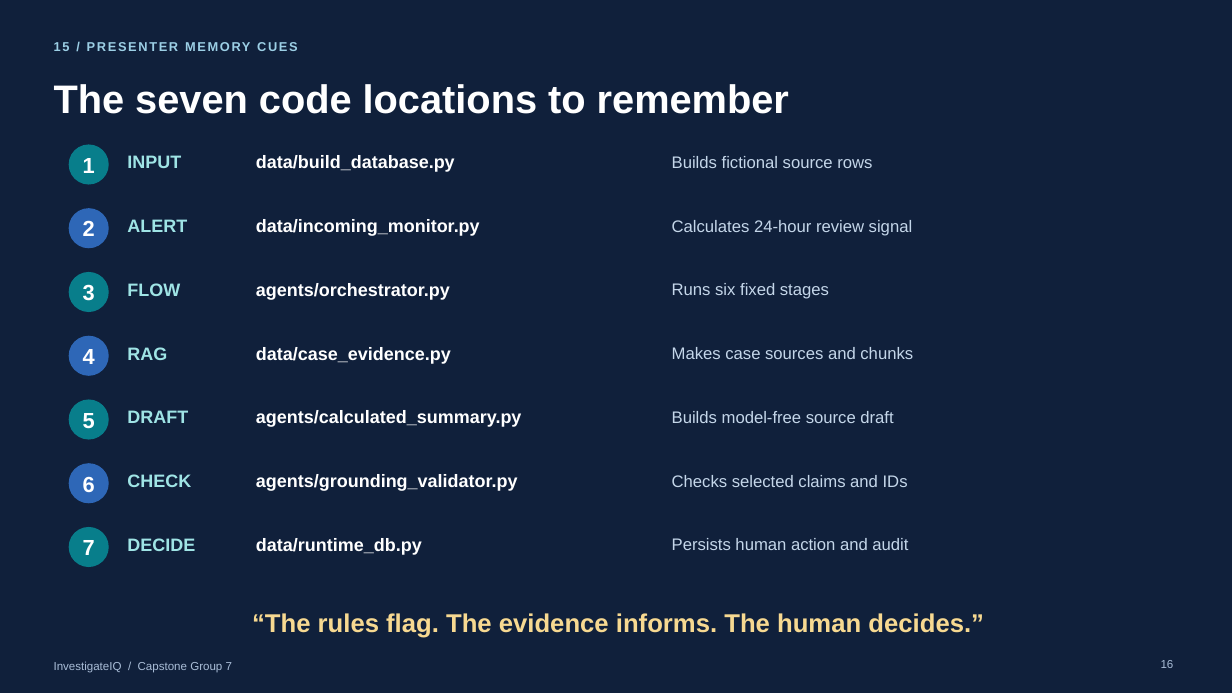
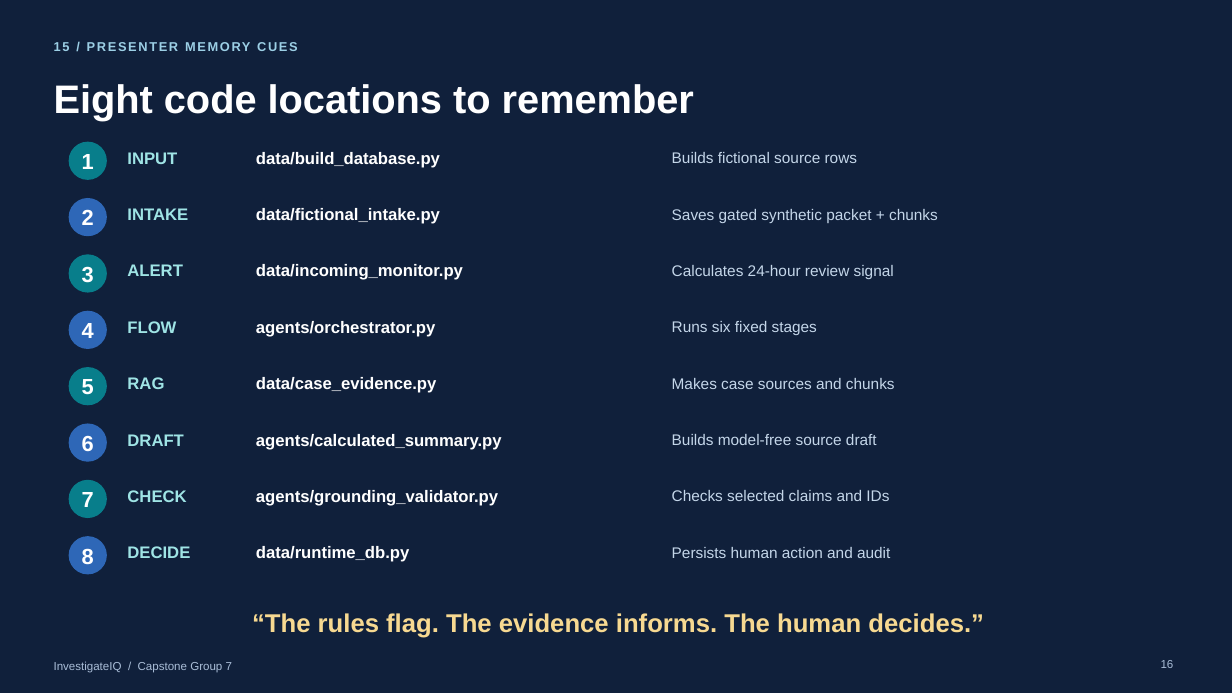
Before and after one commit to swetadminc/CapstoneProject, a slide deck: slide 16 of Product Docs/InvestigateIQ_Technical_Flow.pptx. Drawn at 1232x693 pixels with LibreOffice and Linux fonts; fonts in the diff are those of the drawing. Boxes give left, top, right and bottom in pixels: in the first picture for what was removed or moved away, otherwise in the second. Text is boxed around its words. In the diff, an @@ line names an element or a change of style, - is before the commit and + after.

Commit message:
Add fictional intake evidence and calculated investigation workflow

```diff
--- a/Product Docs/InvestigateIQ_Technical_Flow.pptx
+++ b/Product Docs/InvestigateIQ_Technical_Flow.pptx
@@ text at (x1=54, y1=84, x2=694, y2=121): text changed @@
-The seven code locations to remember
+Eight code locations to remember
@@ text "1" moved from (x1=83, y1=158, x2=95, y2=173) to (x1=82, y1=154, x2=94, y2=169) @@
@@ ellipse moved from (x1=69, y1=145, x2=108, y2=184) to (x1=69, y1=142, x2=106, y2=179) @@
@@ text "2" moved from (x1=83, y1=220, x2=95, y2=236) to (x1=82, y1=209, x2=94, y2=225) @@
@@ ellipse moved from (x1=69, y1=209, x2=108, y2=248) to (x1=69, y1=199, x2=106, y2=236) @@
@@ text added at (x1=127, y1=208, x2=188, y2=220), 13 pt, text #9FE4E5, bold @@
+INTAKE
@@ text at (x1=256, y1=208, x2=440, y2=224): text changed; size 14 to 13 pt @@
-data/incoming_monitor.py
+data/fictional_intake.py
@@ text added at (x1=672, y1=209, x2=938, y2=223), 12 pt, text #C4D6E9 @@
+Saves gated synthetic packet + chunks
@@ text "3" moved from (x1=83, y1=284, x2=95, y2=301) to (x1=82, y1=266, x2=94, y2=283) @@
@@ ellipse moved from (x1=69, y1=273, x2=108, y2=311) to (x1=69, y1=255, x2=106, y2=292) @@
@@ size 14 to 13 pt in 13 elements at (x1=256, y1=152, x2=440, y2=168), (x1=127, y1=152, x2=177, y2=164), (x1=256, y1=546, x2=409, y2=562), (x1=127, y1=546, x2=190, y2=558), (x1=256, y1=490, x2=498, y2=506), (x1=127, y1=490, x2=186, y2=502), (x1=256, y1=434, x2=502, y2=450), (x1=127, y1=434, x2=183, y2=446), (x1=256, y1=377, x2=436, y2=393), (x1=127, y1=377, x2=164, y2=389), (x1=256, y1=321, x2=435, y2=337), (x1=127, y1=321, x2=176, y2=333), (x1=127, y1=264, x2=182, y2=276) @@
@@ text "ALERT" moved from (x1=127, y1=219, x2=187, y2=232) to (x1=127, y1=264, x2=182, y2=276) @@
@@ text added at (x1=256, y1=264, x2=463, y2=280), 13 pt, text #FFFFFF, bold @@
+data/incoming_monitor.py
@@ size 13 to 12 pt in 7 elements at (x1=672, y1=152, x2=857, y2=163), (x1=672, y1=547, x2=890, y2=558), (x1=672, y1=490, x2=889, y2=501), (x1=672, y1=434, x2=877, y2=445), (x1=672, y1=378, x2=895, y2=389), (x1=672, y1=321, x2=817, y2=335), (x1=672, y1=265, x2=894, y2=279) @@
@@ text "Calculates 24-hour review signal" moved from (x1=672, y1=220, x2=912, y2=236) to (x1=672, y1=265, x2=894, y2=279) @@
@@ text "4" moved from (x1=83, y1=349, x2=95, y2=364) to (x1=82, y1=323, x2=94, y2=338) @@
@@ ellipse moved from (x1=69, y1=336, x2=108, y2=375) to (x1=69, y1=311, x2=106, y2=348) @@
@@ 3 texts moved together from (x1=127, y1=283, x2=829, y2=300) to (x1=127, y1=321, x2=817, y2=337) @@
@@ text "5" moved from (x1=83, y1=413, x2=95, y2=429) to (x1=82, y1=379, x2=94, y2=395) @@
@@ ellipse moved from (x1=69, y1=400, x2=108, y2=439) to (x1=69, y1=368, x2=106, y2=405) @@
@@ 3 texts moved together from (x1=127, y1=347, x2=913, y2=364) to (x1=127, y1=377, x2=895, y2=393) @@
@@ 3 texts moved together from (x1=127, y1=410, x2=893, y2=427) to (x1=127, y1=434, x2=877, y2=450) @@
@@ text "6" moved from (x1=83, y1=477, x2=95, y2=492) to (x1=82, y1=436, x2=94, y2=451) @@
@@ ellipse moved from (x1=69, y1=464, x2=108, y2=503) to (x1=69, y1=424, x2=106, y2=461) @@
@@ 3 texts moved together from (x1=127, y1=474, x2=908, y2=491) to (x1=127, y1=490, x2=889, y2=506) @@
@@ text "7" moved from (x1=83, y1=540, x2=95, y2=555) to (x1=82, y1=492, x2=94, y2=507) @@
@@ ellipse moved from (x1=69, y1=528, x2=108, y2=567) to (x1=69, y1=481, x2=106, y2=518) @@
@@ ellipse added at (x1=69, y1=537, x2=106, y2=574), fill #2E67B7, outline #2E67B7 1 pt @@
@@ 3 texts moved together from (x1=127, y1=538, x2=908, y2=555) to (x1=127, y1=546, x2=890, y2=562) @@
@@ text added at (x1=82, y1=549, x2=94, y2=564), 17 pt, text #FFFFFF, bold @@
+8
```
Also in this commit, not shown: 9 other slides changed, 23 other files.
